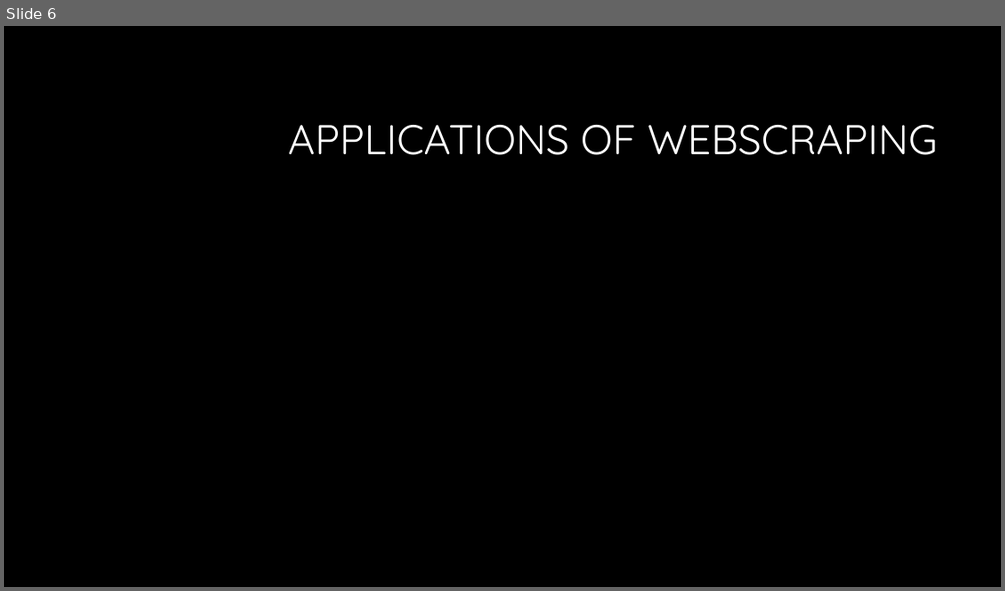
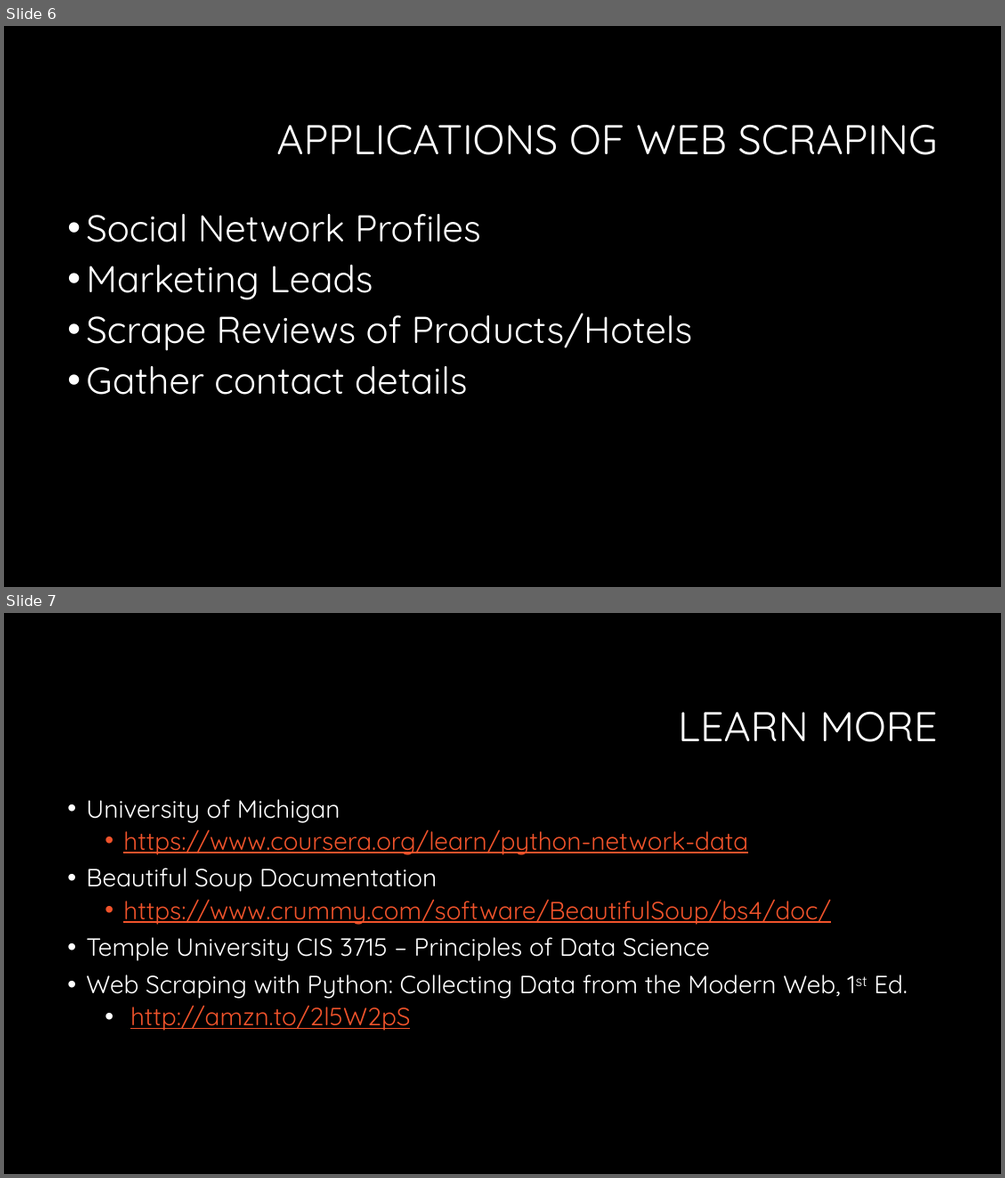
Before and after one commit to lawja/webscraping_ws, a slide deck: Webscraping.pptx. Shown one above the other, each under a label of ours: slide 6 before the commit, slides 6 and 7 after it. The pictures are 1005x591 and 1005x1178 pixels, drawn with LibreOffice and Linux fonts; fonts in the diff are those of the drawing; background and template pictures are left out. Boxes give left, top, right and bottom in pixels: in the first picture for what was removed or moved away, otherwise in the second. Text is boxed around its words. In the diff, an @@ line names an element or a change of style, - is before the commit and + after.

```diff
--- a/Webscraping.pptx
+++ b/Webscraping.pptx
@@ slide 7 added at (4, 613, 1001, 1174), background #000000 @@
@@ title added at (678, 712, 938, 742), 40 pt, text #FFFFFF @@
+LEARN MORE
@@ text added at (86, 799, 907, 1030), 24 pt, text #FFFFFF @@
+• University of Michigan
+  • https://www.coursera.org/learn/python-network-data
+• Beautiful Soup Documentation
+  • https://www.crummy.com/software/BeautifulSoup/bs4/doc/
+• Temple University CIS 3715 – Principles of Data Science
+• Web Scraping with Python: Collecting Data from the Modern Web, 1st Ed.
+  • http://amzn.to/2l5W2pS
@@ slide 6 changed as well @@
@@ title at (276, 125, 938, 155): spaces changed @@
-APPLICATIONS OF WEBSCRAPING
+APPLICATIONS OF WEB SCRAPING
@@ text added at (86, 214, 692, 394), 36 pt, text #FFFFFF @@
+• Social Network Profiles
+• Marketing Leads
+• Scrape Reviews of Products/Hotels
+• Gather contact details
```
Also in this commit, not shown: 5 other slides changed, 3 other files.
